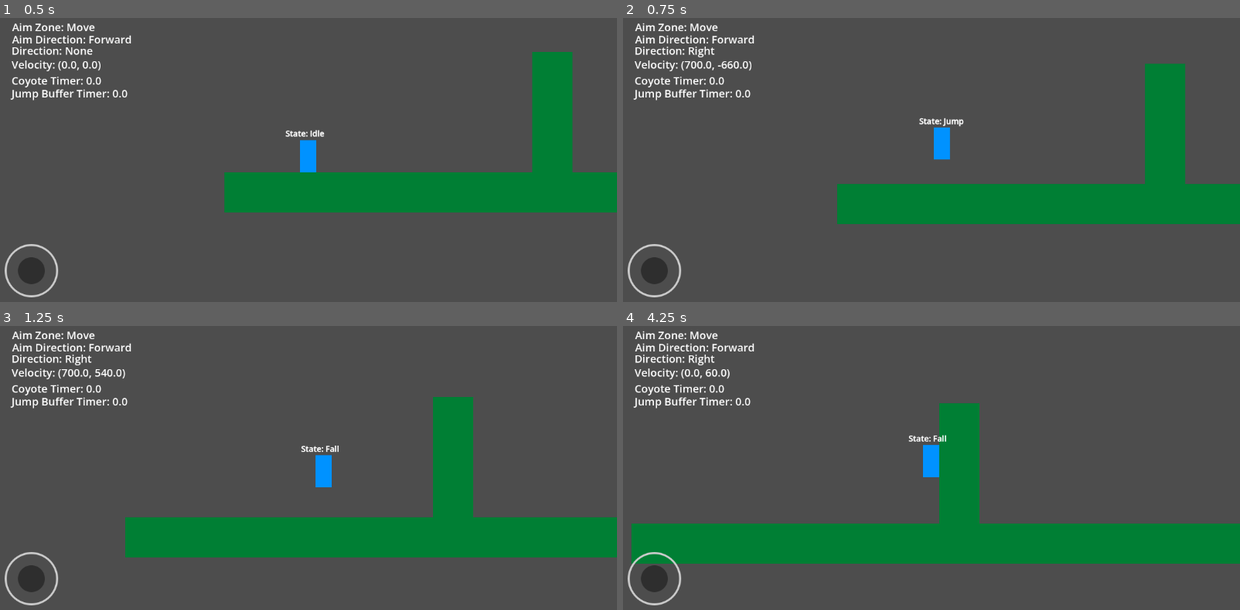
Above: before the commit, frames 1-4 (two rows, left to right).
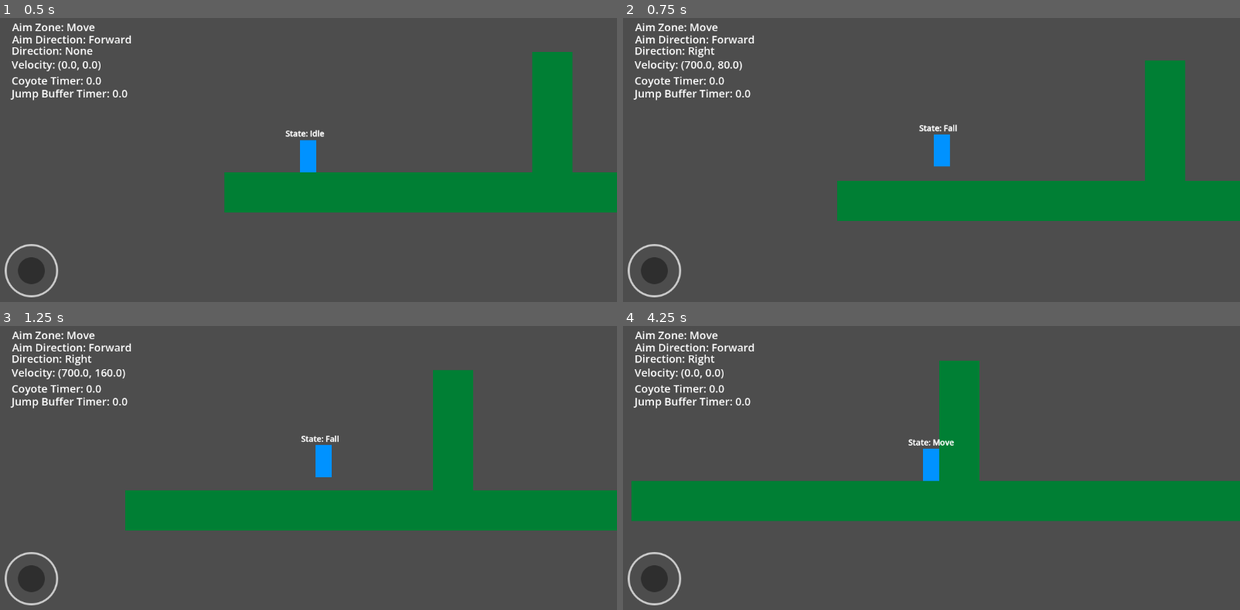
Above: after the commit, the same moments.

Repository: Mrdarx444/Veinbreaker
Game: Godot game, scene res://source/test/world.tscn
Same seed, same stepped clock (60 frames per second), same inputs: the game is played once before the commit and once after it.
Inputs:
- Up to frame 1 (0.5 s): no input
- Up to frame 2 (0.75 s): hold D (Right) from 0.53 s (still down); tap Space (Jump) at 0.6 s
- Up to frame 3 (1.25 s): keep holding D (Right); tap Space (Jump) at 0.77, 1.07 s
- Up to frame 4 (4.25 s): tap Space (Jump) at 1.35, 1.52, 1.82, 2.1, 2.85, 3.02, 3.32, 3.6, 3.77, 4.07 s; release D (Right) at 2.03 s; hold A (Left) 2.03-2.78 s; hold D (Right) from 2.78 s (still down)

Frame 1 is identical in both runs. In frame 2, 1.8% of the frame differs, in the area x 15-100%, y 14-73%; in frame 3, 16%; in frame 4, 28%, in the area x 1-100%, y 12-84%.

Commit message:
Add Jump Cutting to jump_state.gd

Diff:
--- a/source/scripts/Player/States/jump_state.gd
+++ b/source/scripts/Player/States/jump_state.gd
@@ -17,4 +17,13 @@
 			return &"Move"
 		else :
 			return &"Idle"
+	if Input.is_action_just_released("Jump"):
+		if player.is_on_floor():
+			if player.velocity.x:
+				return &"Move"
+			else :
+				return &"Idle"
+		else :
+			player.velocity.y = 0
+			return &"Fall"
 	return &""
